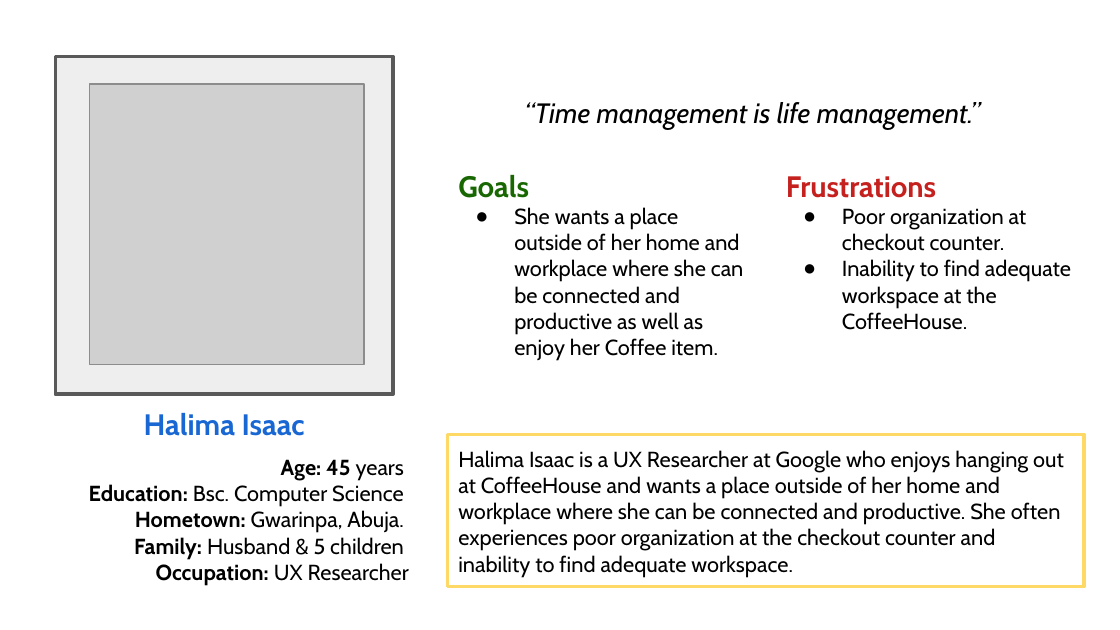
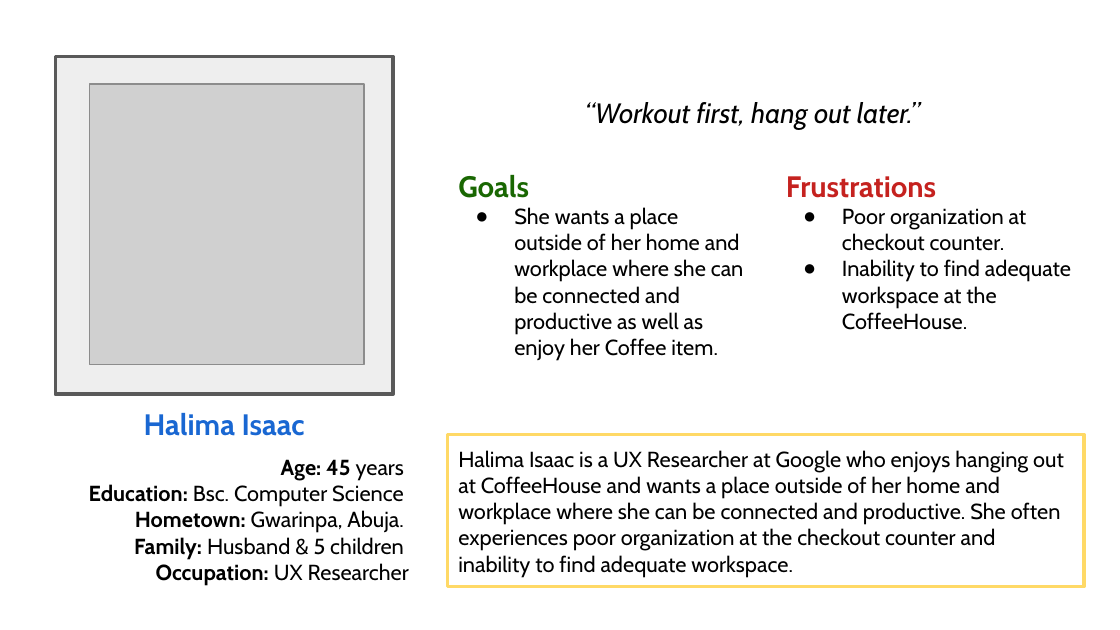
Before and after one commit to adex-badr18/google-ux-design, a slide deck: slide 2 of 02-ux-design-process/Activity-on-persona/Persona.odp. Drawn at 1120x630 pixels with LibreOffice and Linux fonts; fonts in the diff are those of the drawing; grey boxes stand for pictures. Boxes give left, top, right and bottom in pixels: in the first picture for what was removed or moved away, otherwise in the second. Text is boxed around its words. In the diff, an @@ line names an element or a change of style, - is before the commit and + after.

```diff
--- a/02-ux-design-process/Activity-on-persona/Persona.odp
+++ b/02-ux-design-process/Activity-on-persona/Persona.odp
@@ text at (x1=585, y1=102, x2=920, y2=129): text changed @@
-“Time management is life management.”
+“Workout first, hang out later.”
```
Also in this commit, not shown: 1 other file.
